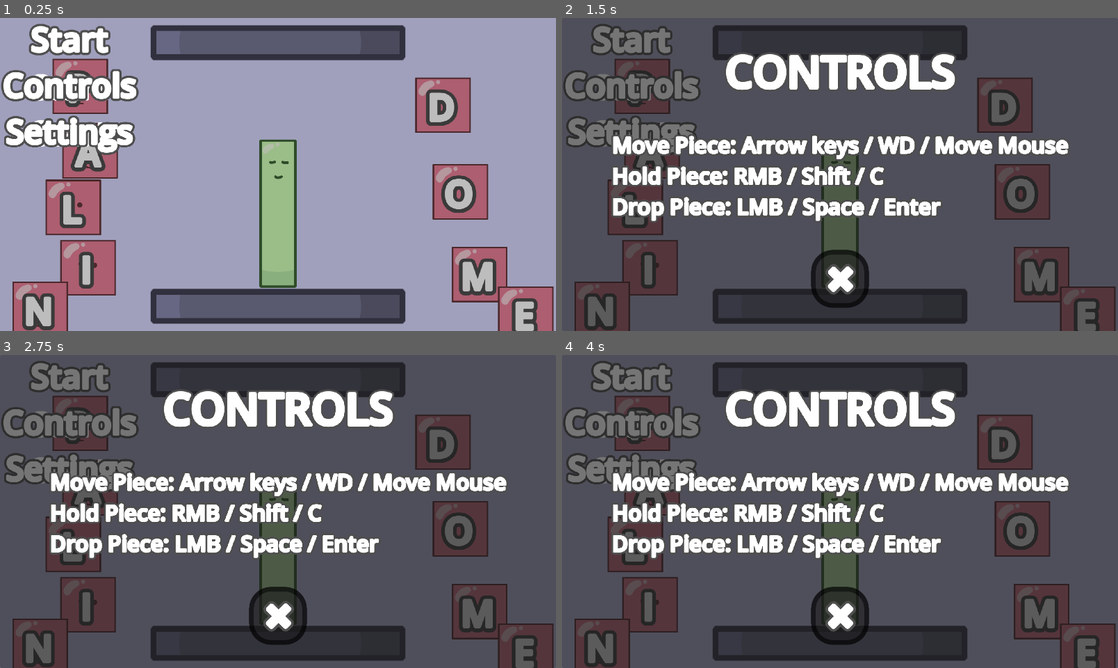
Above: before the commit, frames 1-4 (two rows, left to right).
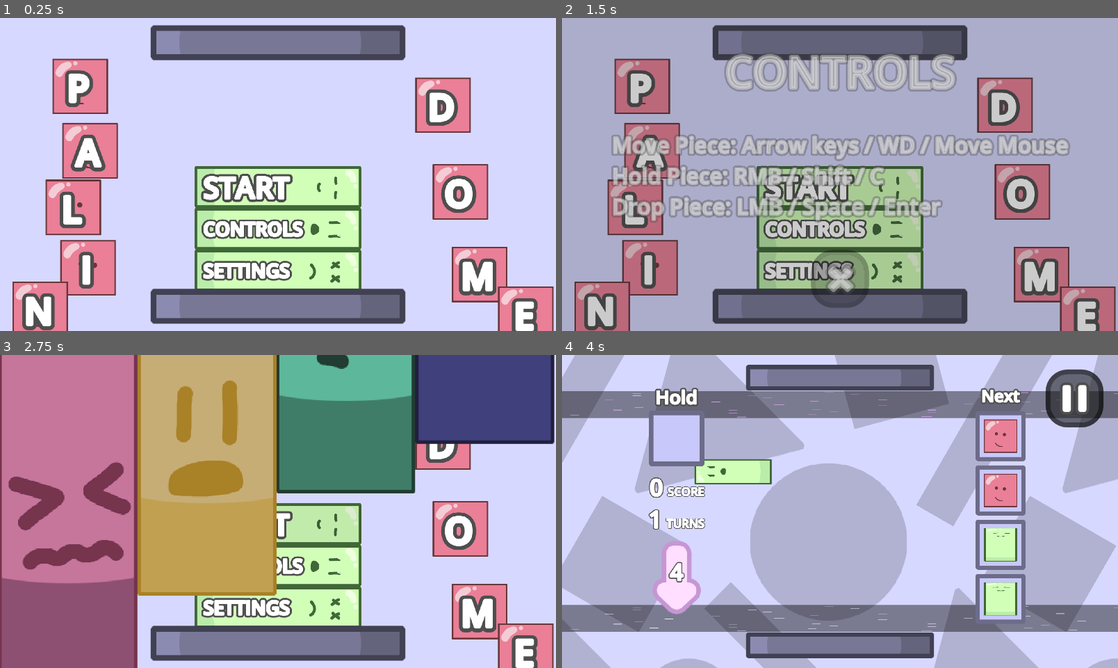
Above: after the commit, the same moments.

Repository: nullishew/game-jam-palindome
Game: Godot game, scene res://scenes/menus/menu.tscn
Two runs of this game, one before a commit and one after it. Both use one fixed random seed, a clock stepped at 60 frames per second and the inputs below.
Inputs (mouse positions are in pixels of both pictures, inside the frame that each line leads up to; where the layout moved, square brackets give the same spot in the first picture):
- Up to frame 1 (0.25 s): no input
- Up to frame 2 (1.5 s): click (840, 227) [628, 86] at 0.5 s; click (840, 271) [628, 133] at 1.25 s
- Up to frame 3 (2.75 s): click (278, 524) [66, 376] at 2 s
- Up to frame 4 (4 s): click (840, 524) [628, 376] at 2.75 s; click (628, 423) at 3.5 s, where only the run before the commit has a clickable "Start"

The runs differ from the first frame. In frame 1, 95% of the frame differs, in the area x 0-100%, y 0-100%; in frame 2, 98%; in frame 3, 99%; in frame 4, 97%.

Commit message:
made button on main menu presentable

Diff:
--- a/scenes/menus/menu.tscn
+++ b/scenes/menus/menu.tscn
@@ -7,25 +7,24 @@
 [ext_resource type="Texture2D" uid="uid://co2wawj7rvqr1" path="res://assets/pieces/square_piece/square_piece_idle.png" id="5_g3eks"]
 [ext_resource type="Texture2D" uid="uid://c63qiv4kfv0bd" path="res://assets/pieces/triangle_piece/triangle_piece_idle.png" id="6_v86rl"]
 [ext_resource type="Texture2D" uid="uid://c6vh36ksddhx" path="res://assets/platform.png" id="7_v86rl"]
-
-[sub_resource type="StyleBoxFlat" id="StyleBoxFlat_g3eks"]
-bg_color = Color(0, 0, 0, 0.25882354)
+[ext_resource type="Texture2D" uid="uid://bnjsk6xih14do" path="res://assets/pieces/i_piece/i_piece_moving.png" id="8_7yii3"]
+[ext_resource type="Texture2D" uid="uid://dyxou6jo0avjv" path="res://assets/pieces/i_piece/i_piece_impact.png" id="9_rdq0w"]
 
 [sub_resource type="StyleBoxFlat" id="StyleBoxFlat_v86rl"]
 bg_color = Color(1, 1, 0.9647059, 0)
 
 [sub_resource type="StyleBoxFlat" id="StyleBoxFlat_13sgg"]
-bg_color = Color(1, 1, 1, 0.23529412)
+bg_color = Color(18.892157, 18.892157, 18.892157, 0.05882353)
 
 [sub_resource type="StyleBoxFlat" id="StyleBoxFlat_i6lef"]
-bg_color = Color(1, 1, 1, 0.11764706)
+bg_color = Color(0, 0, 0, 0.078431375)
 
 [node name="Menu" type="CanvasLayer" unique_id=558575991 node_paths=PackedStringArray("controls_menu_button", "settings_menu_button", "start_game_button")]
 layer = 0
 script = ExtResource("1_yqeox")
-controls_menu_button = NodePath("Panel/MarginContainer/Control/VBoxContainer/Controls Button")
-settings_menu_button = NodePath("Panel/MarginContainer/Control/VBoxContainer/Settings Button")
-start_game_button = NodePath("Panel/MarginContainer/Control/VBoxContainer/Start Button")
+controls_menu_button = NodePath("Background/MarginContainer/Menu HBoxContainer/VBoxContainer/VBoxContainer/HBoxContainer2/Control/Controls Button")
+settings_menu_button = NodePath("Background/MarginContainer/Menu HBoxContainer/VBoxContainer/VBoxContainer/HBoxContainer3/Control/Settings Button")
+start_game_button = NodePath("Background/MarginContainer/Menu HBoxContainer/VBoxContainer/VBoxContainer/HBoxContainer/Control/Start Button")
 
 [node name="Background" type="TextureRect" parent="." unique_id=165843203]
 self_modulate = Color(0.84313726, 0.84705883, 1, 1)
@@ -474,75 +473,46 @@
 [node name="VBoxContainer" type="VBoxContainer" parent="Background/MarginContainer/Menu HBoxContainer/VBoxContainer" unique_id=880445689]
 layout_mode = 2
 size_flags_vertical = 3
+theme_override_constants/separation = 16
 alignment = 2
 
-[node name="TextureRect5" type="TextureRect" parent="Background/MarginContainer/Menu HBoxContainer/VBoxContainer/VBoxContainer" unique_id=1061167186]
-custom_minimum_size = Vector2(128, 512)
-layout_mode = 2
+[node name="HBoxContainer" type="HBoxContainer" parent="Background/MarginContainer/Menu HBoxContainer/VBoxContainer/VBoxContainer" unique_id=1985994512]
+layout_mode = 2
+alignment = 1
+
+[node name="Control" type="Control" parent="Background/MarginContainer/Menu HBoxContainer/VBoxContainer/VBoxContainer/HBoxContainer" unique_id=1378452396]
+custom_minimum_size = Vector2(576, 128)
+layout_mode = 2
+
+[node name="TextureRect5" type="TextureRect" parent="Background/MarginContainer/Menu HBoxContainer/VBoxContainer/VBoxContainer/HBoxContainer/Control" unique_id=1061167186]
+custom_minimum_size = Vector2(128, 576)
+layout_mode = 1
+anchors_preset = 8
+anchor_left = 0.5
+anchor_top = 0.5
+anchor_right = 0.5
+anchor_bottom = 0.5
+offset_left = -72.0
+offset_top = -288.0
+offset_right = 72.0
+offset_bottom = 288.0
+grow_horizontal = 2
+grow_vertical = 2
+rotation = 1.5707964
+pivot_offset = Vector2(72, 288)
 size_flags_horizontal = 4
 size_flags_vertical = 4
 texture = ExtResource("4_mhnvy")
 expand_mode = 1
 
-[node name="HBoxContainer" type="HBoxContainer" parent="Background/MarginContainer/Menu HBoxContainer/VBoxContainer/VBoxContainer" unique_id=1985994512]
-layout_mode = 2
-
-[node name="TextureRect2" type="TextureRect" parent="Background/MarginContainer/Menu HBoxContainer/VBoxContainer" unique_id=1138136170]
-custom_minimum_size = Vector2(880, 120)
-layout_mode = 2
-texture = ExtResource("7_v86rl")
-
-[node name="Panel" type="Panel" parent="." unique_id=1141629413]
-anchors_preset = 15
-anchor_right = 1.0
-anchor_bottom = 1.0
-grow_horizontal = 2
-grow_vertical = 2
-theme_override_styles/panel = SubResource("StyleBoxFlat_g3eks")
-
-[node name="MarginContainer" type="MarginContainer" parent="Panel" unique_id=2144717107]
-layout_mode = 1
-anchors_preset = 15
-anchor_right = 1.0
-anchor_bottom = 1.0
-grow_horizontal = 2
-grow_vertical = 2
-theme_override_constants/margin_left = 107
-theme_override_constants/margin_top = 0
-theme_override_constants/margin_right = 107
-theme_override_constants/margin_bottom = 87
-metadata/_edit_lock_ = true
-
-[node name="Control" type="Control" parent="Panel/MarginContainer" unique_id=1474930338]
-layout_mode = 2
-
-[node name="Title Label" type="Label" parent="Panel/MarginContainer/Control" unique_id=685550178]
-visible = false
-layout_mode = 1
-anchors_preset = 5
-anchor_left = 0.5
-anchor_right = 0.5
-offset_left = -1119.0
-offset_top = 37.0
-offset_right = 169.0
-offset_bottom = 379.0
-grow_horizontal = 2
-theme_override_colors/font_shadow_color = Color(0.30588236, 0.30588236, 0.30588236, 1)
-theme_override_colors/font_outline_color = Color(1, 1, 1, 1)
-theme_override_constants/shadow_offset_x = 0
-theme_override_constants/outline_size = 25
-theme_override_constants/shadow_outline_size = 70
-theme_override_font_sizes/font_size = 175
-text = "Palindome"
-horizontal_alignment = 1
-
-[node name="VBoxContainer" type="VBoxContainer" parent="Panel/MarginContainer/Control" unique_id=465028629]
-layout_mode = 0
-offset_right = 40.0
-offset_bottom = 40.0
-
-[node name="Start Button" type="Button" parent="Panel/MarginContainer/Control/VBoxContainer" unique_id=1305181468]
-layout_mode = 2
+[node name="Start Button" type="Button" parent="Background/MarginContainer/Menu HBoxContainer/VBoxContainer/VBoxContainer/HBoxContainer/Control" unique_id=1305181468]
+custom_minimum_size = Vector2(576, 128)
+layout_mode = 1
+anchors_preset = 15
+anchor_right = 1.0
+anchor_bottom = 1.0
+grow_horizontal = 2
+grow_vertical = 2
 theme_override_colors/font_color = Color(1, 1, 1, 1)
 theme_override_colors/font_pressed_color = Color(1, 1, 1, 1)
 theme_override_colors/font_hover_color = Color(1, 1, 1, 1)
@@ -553,31 +523,73 @@
 theme_override_styles/normal = SubResource("StyleBoxFlat_v86rl")
 theme_override_styles/pressed = SubResource("StyleBoxFlat_13sgg")
 theme_override_styles/hover = SubResource("StyleBoxFlat_i6lef")
-text = "Start"
-
-[node name="Start Button Text" type="Label" parent="Panel/MarginContainer/Control/VBoxContainer/Start Button" unique_id=1067924298]
-layout_mode = 1
-anchors_preset = 12
-anchor_top = 1.0
-anchor_right = 1.0
-anchor_bottom = 1.0
-offset_top = -161.0
-grow_horizontal = 2
-grow_vertical = 0
+
+[node name="MarginContainer" type="MarginContainer" parent="Background/MarginContainer/Menu HBoxContainer/VBoxContainer/VBoxContainer/HBoxContainer/Control/Start Button" unique_id=1975448690]
+layout_mode = 1
+anchors_preset = 15
+anchor_right = 1.0
+anchor_bottom = 1.0
+grow_horizontal = 2
+grow_vertical = 2
+theme_override_constants/margin_left = 30
+
+[node name="Label" type="Label" parent="Background/MarginContainer/Menu HBoxContainer/VBoxContainer/VBoxContainer/HBoxContainer/Control/Start Button/MarginContainer" unique_id=1067924298]
+layout_mode = 2
 theme_override_colors/font_color = Color(1, 1, 1, 1)
 theme_override_colors/font_shadow_color = Color(0.30588236, 0.30588236, 0.30588236, 1)
 theme_override_colors/font_outline_color = Color(1, 1, 1, 1)
 theme_override_constants/shadow_offset_x = 0
 theme_override_constants/shadow_offset_y = 0
-theme_override_constants/outline_size = 20
+theme_override_constants/outline_size = 18
 theme_override_constants/shadow_outline_size = 50
-theme_override_font_sizes/font_size = 113
+theme_override_font_sizes/font_size = 100
 theme_override_styles/normal = SubResource("StyleBoxFlat_v86rl")
-text = "Start"
-horizontal_alignment = 1
-
-[node name="Controls Button" type="Button" parent="Panel/MarginContainer/Control/VBoxContainer" unique_id=1284933868]
-layout_mode = 2
+text = "START"
+vertical_alignment = 1
+
+[node name="HBoxContainer2" type="HBoxContainer" parent="Background/MarginContainer/Menu HBoxContainer/VBoxContainer/VBoxContainer" unique_id=294218935]
+layout_mode = 2
+alignment = 1
+
+[node name="Control" type="Control" parent="Background/MarginContainer/Menu HBoxContainer/VBoxContainer/VBoxContainer/HBoxContainer2" unique_id=688095580]
+custom_minimum_size = Vector2(512, 128)
+layout_mode = 2
+
+[node name="TextureRect5" type="TextureRect" parent="Background/MarginContainer/Menu HBoxContainer/VBoxContainer/VBoxContainer/HBoxContainer2/Control" unique_id=198657235]
+custom_minimum_size = Vector2(128, 512)
+layout_mode = 1
+anchors_preset = 8
+anchor_left = 0.5
+anchor_top = 0.5
+anchor_right = 0.5
+anchor_bottom = 0.5
+offset_left = -72.0
+offset_top = -288.0
+offset_right = 72.0
+offset_bottom = 288.0
+grow_horizontal = 2
+grow_vertical = 2
+rotation = 1.5707964
+pivot_offset = Vector2(72, 288)
+size_flags_horizontal = 4
+size_flags_vertical = 4
+texture = ExtResource("8_7yii3")
+expand_mode = 1
+
+[node name="Controls Button" type="Button" parent="Background/MarginContainer/Menu HBoxContainer/VBoxContainer/VBoxContainer/HBoxContainer2/Control" unique_id=846782143]
+custom_minimum_size = Vector2(576, 128)
+layout_mode = 1
+anchors_preset = 8
+anchor_left = 0.5
+anchor_top = 0.5
+anchor_right = 0.5
+anchor_bottom = 0.5
+offset_left = -288.0
+offset_top = -64.0
+offset_right = 288.0
+offset_bottom = 64.0
+grow_horizontal = 2
+grow_vertical = 2
 theme_override_colors/font_color = Color(1, 1, 1, 1)
 theme_override_colors/font_pressed_color = Color(1, 1, 1, 1)
 theme_override_colors/font_hover_color = Color(1, 1, 1, 1)
@@ -588,31 +600,73 @@
 theme_override_styles/normal = SubResource("StyleBoxFlat_v86rl")
 theme_override_styles/pressed = SubResource("StyleBoxFlat_13sgg")
 theme_override_styles/hover = SubResource("StyleBoxFlat_i6lef")
-text = "Start"
-
-[node name="Label" type="Label" parent="Panel/MarginContainer/Control/VBoxContainer/Controls Button" unique_id=1281598392]
-layout_mode = 1
-anchors_preset = 12
-anchor_top = 1.0
-anchor_right = 1.0
-anchor_bottom = 1.0
-offset_top = -161.0
-grow_horizontal = 2
-grow_vertical = 0
+
+[node name="MarginContainer" type="MarginContainer" parent="Background/MarginContainer/Menu HBoxContainer/VBoxContainer/VBoxContainer/HBoxContainer2/Control/Controls Button" unique_id=1629031883]
+layout_mode = 1
+anchors_preset = 15
+anchor_right = 1.0
+anchor_bottom = 1.0
+grow_horizontal = 2
+grow_vertical = 2
+theme_override_constants/margin_left = 30
+
+[node name="Label" type="Label" parent="Background/MarginContainer/Menu HBoxContainer/VBoxContainer/VBoxContainer/HBoxContainer2/Control/Controls Button/MarginContainer" unique_id=189668420]
+layout_mode = 2
 theme_override_colors/font_color = Color(1, 1, 1, 1)
 theme_override_colors/font_shadow_color = Color(0.30588236, 0.30588236, 0.30588236, 1)
 theme_override_colors/font_outline_color = Color(1, 1, 1, 1)
 theme_override_constants/shadow_offset_x = 0
 theme_override_constants/shadow_offset_y = 0
-theme_override_constants/outline_size = 20
-theme_override_constants/shadow_outline_size = 50
-theme_override_font_sizes/font_size = 113
+theme_override_constants/outline_size = 15
+theme_override_constants/shadow_outline_size = 40
+theme_override_font_sizes/font_size = 65
 theme_override_styles/normal = SubResource("StyleBoxFlat_v86rl")
-text = "Controls"
-horizontal_alignment = 1
-
-[node name="Settings Button" type="Button" parent="Panel/MarginContainer/Control/VBoxContainer" unique_id=728749603]
-layout_mode = 2
+text = "CONTROLS"
+vertical_alignment = 1
+
+[node name="HBoxContainer3" type="HBoxContainer" parent="Background/MarginContainer/Menu HBoxContainer/VBoxContainer/VBoxContainer" unique_id=154968794]
+layout_mode = 2
+alignment = 1
+
+[node name="Control" type="Control" parent="Background/MarginContainer/Menu HBoxContainer/VBoxContainer/VBoxContainer/HBoxContainer3" unique_id=1172391701]
+custom_minimum_size = Vector2(512, 128)
+layout_mode = 2
+
+[node name="TextureRect5" type="TextureRect" parent="Background/MarginContainer/Menu HBoxContainer/VBoxContainer/VBoxContainer/HBoxContainer3/Control" unique_id=854599534]
+custom_minimum_size = Vector2(128, 512)
+layout_mode = 1
+anchors_preset = 8
+anchor_left = 0.5
+anchor_top = 0.5
+anchor_right = 0.5
+anchor_bottom = 0.5
+offset_left = -72.0
+offset_top = -288.0
+offset_right = 72.0
+offset_bottom = 288.0
+grow_horizontal = 2
+grow_vertical = 2
+rotation = 1.5707964
+pivot_offset = Vector2(72, 288)
+size_flags_horizontal = 4
+size_flags_vertical = 4
+texture = ExtResource("9_rdq0w")
+expand_mode = 1
+
+[node name="Settings Button" type="Button" parent="Background/MarginContainer/Menu HBoxContainer/VBoxContainer/VBoxContainer/HBoxContainer3/Control" unique_id=1326379299]
+custom_minimum_size = Vector2(576, 128)
+layout_mode = 1
+anchors_preset = 8
+anchor_left = 0.5
+anchor_top = 0.5
+anchor_right = 0.5
+anchor_bottom = 0.5
+offset_left = -288.0
+offset_top = -64.0
+offset_right = 288.0
+offset_bottom = 64.0
+grow_horizontal = 2
+grow_vertical = 2
 theme_override_colors/font_color = Color(1, 1, 1, 1)
 theme_override_colors/font_pressed_color = Color(1, 1, 1, 1)
 theme_override_colors/font_hover_color = Color(1, 1, 1, 1)
@@ -623,25 +677,31 @@
 theme_override_styles/normal = SubResource("StyleBoxFlat_v86rl")
 theme_override_styles/pressed = SubResource("StyleBoxFlat_13sgg")
 theme_override_styles/hover = SubResource("StyleBoxFlat_i6lef")
-text = "Start"
-
-[node name="Label" type="Label" parent="Panel/MarginContainer/Control/VBoxContainer/Settings Button" unique_id=1149960752]
-layout_mode = 1
-anchors_preset = 12
-anchor_top = 1.0
-anchor_right = 1.0
-anchor_bottom = 1.0
-offset_top = -161.0
-grow_horizontal = 2
-grow_vertical = 0
+
+[node name="MarginContainer" type="MarginContainer" parent="Background/MarginContainer/Menu HBoxContainer/VBoxContainer/VBoxContainer/HBoxContainer3/Control/Settings Button" unique_id=1555581683]
+layout_mode = 1
+anchors_preset = 15
+anchor_right = 1.0
+anchor_bottom = 1.0
+grow_horizontal = 2
+grow_vertical = 2
+theme_override_constants/margin_left = 30
+
+[node name="Label" type="Label" parent="Background/MarginContainer/Menu HBoxContainer/VBoxContainer/VBoxContainer/HBoxContainer3/Control/Settings Button/MarginContainer" unique_id=41746007]
+layout_mode = 2
 theme_override_colors/font_color = Color(1, 1, 1, 1)
 theme_override_colors/font_shadow_color = Color(0.30588236, 0.30588236, 0.30588236, 1)
 theme_override_colors/font_outline_color = Color(1, 1, 1, 1)
 theme_override_constants/shadow_offset_x = 0
 theme_override_constants/shadow_offset_y = 0
-theme_override_constants/outline_size = 20
-theme_override_constants/shadow_outline_size = 50
-theme_override_font_sizes/font_size = 113
+theme_override_constants/outline_size = 15
+theme_override_constants/shadow_outline_size = 40
+theme_override_font_sizes/font_size = 65
 theme_override_styles/normal = SubResource("StyleBoxFlat_v86rl")
-text = "Settings"
-horizontal_alignment = 1
+text = "SETTINGS"
+vertical_alignment = 1
+
+[node name="TextureRect2" type="TextureRect" parent="Background/MarginContainer/Menu HBoxContainer/VBoxContainer" unique_id=1138136170]
+custom_minimum_size = Vector2(880, 120)
+layout_mode = 2
+texture = ExtResource("7_v86rl")
